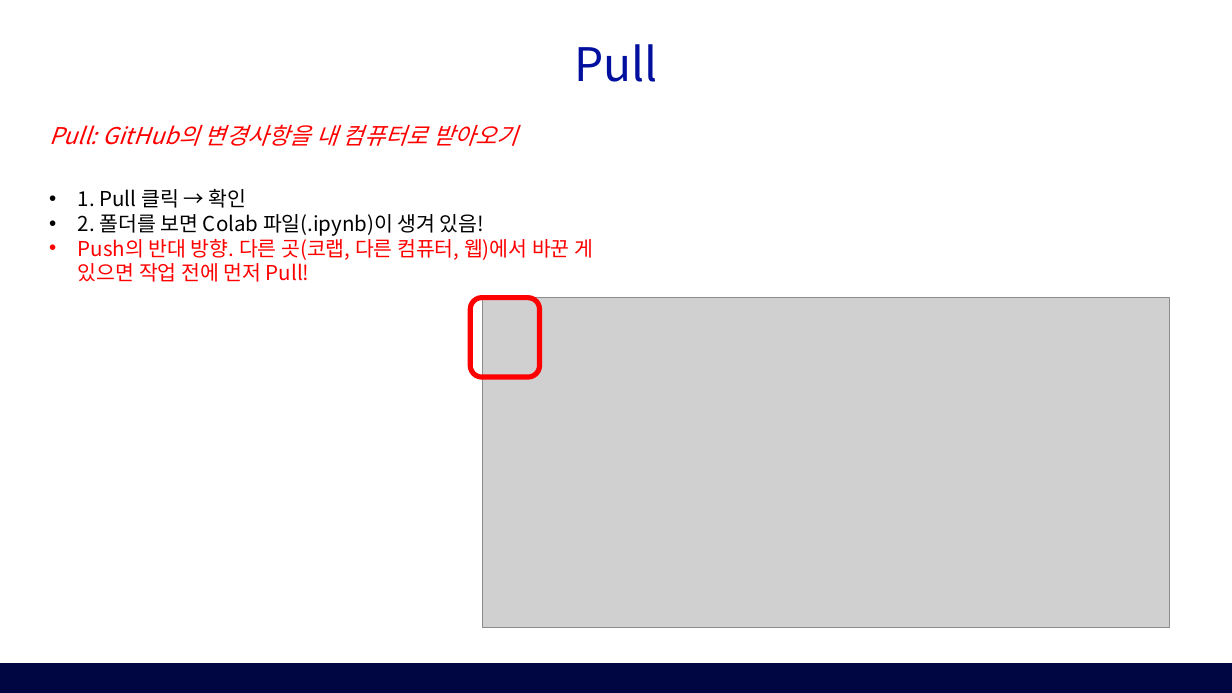
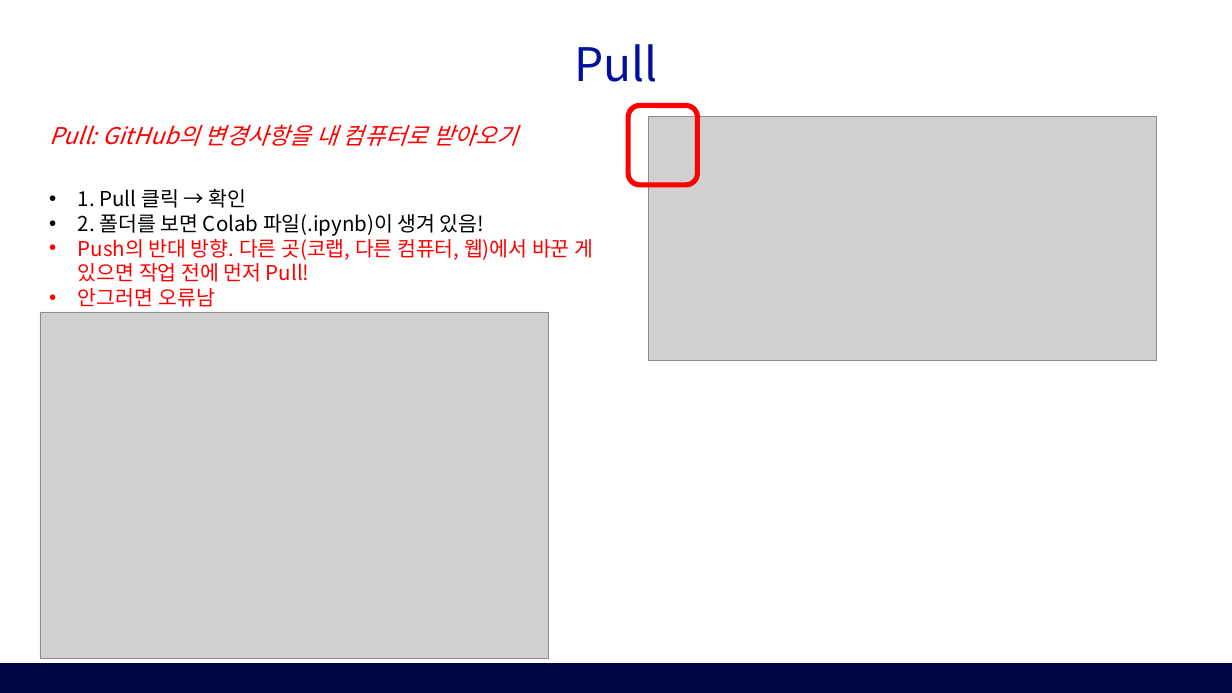
Before and after one commit to Lee-9909/github_special_lecture, a slide deck: slide 43 of git특강_part2_나혼자쓰는Github.pptx. Drawn at 1232x693 pixels with LibreOffice and Linux fonts; fonts in the diff are those of the drawing; grey boxes stand for pictures. Boxes give left, top, right and bottom in pixels: in the first picture for what was removed or moved away, otherwise in the second. Text is boxed around its words. In the diff, an @@ line names an element or a change of style, - is before the commit and + after.

```diff
--- a/git특강_part2_나혼자쓰는Github.pptx
+++ b/git특강_part2_나혼자쓰는Github.pptx
@@ rounded rectangle: place and size @@
-rounded rectangle at [470, 298, 540, 377]
+rounded rectangle at [628, 105, 698, 185]
@@ picture: place and size @@
-picture at [482, 298, 1170, 628]
+picture at [649, 116, 1157, 360]
@@ text at [78, 288, 216, 307]: paragraph added @@
+• 안그러면 오류남
@@ picture added at [40, 312, 548, 659] @@
```
Also in this commit, not shown: 1 other file.
